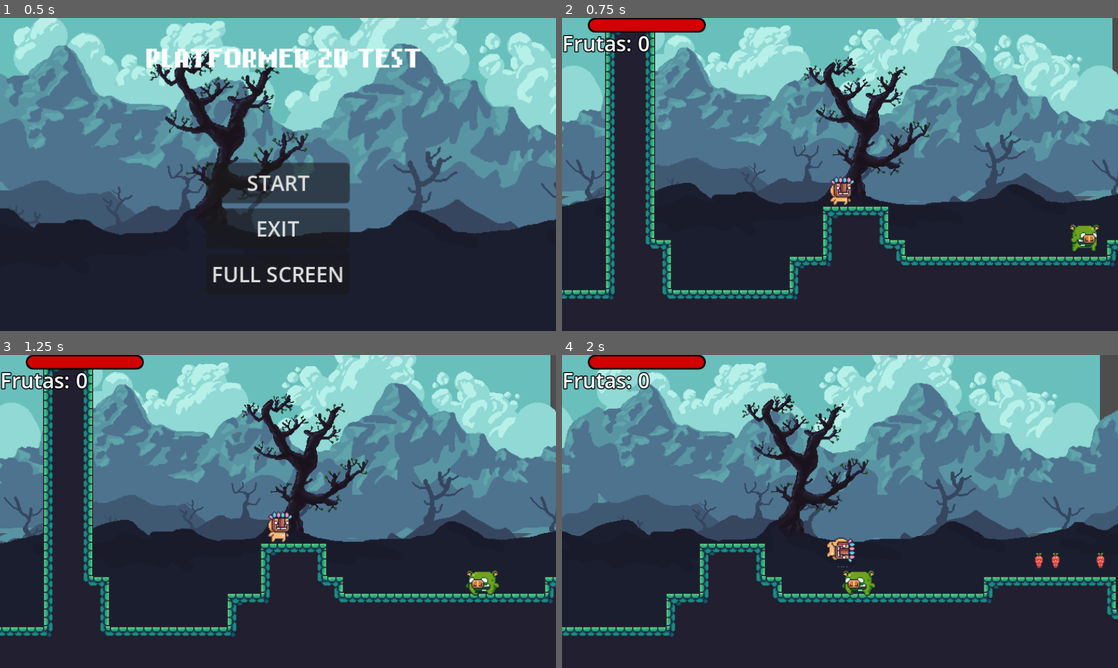
Above: before the commit, frames 1-4 (two rows, left to right).
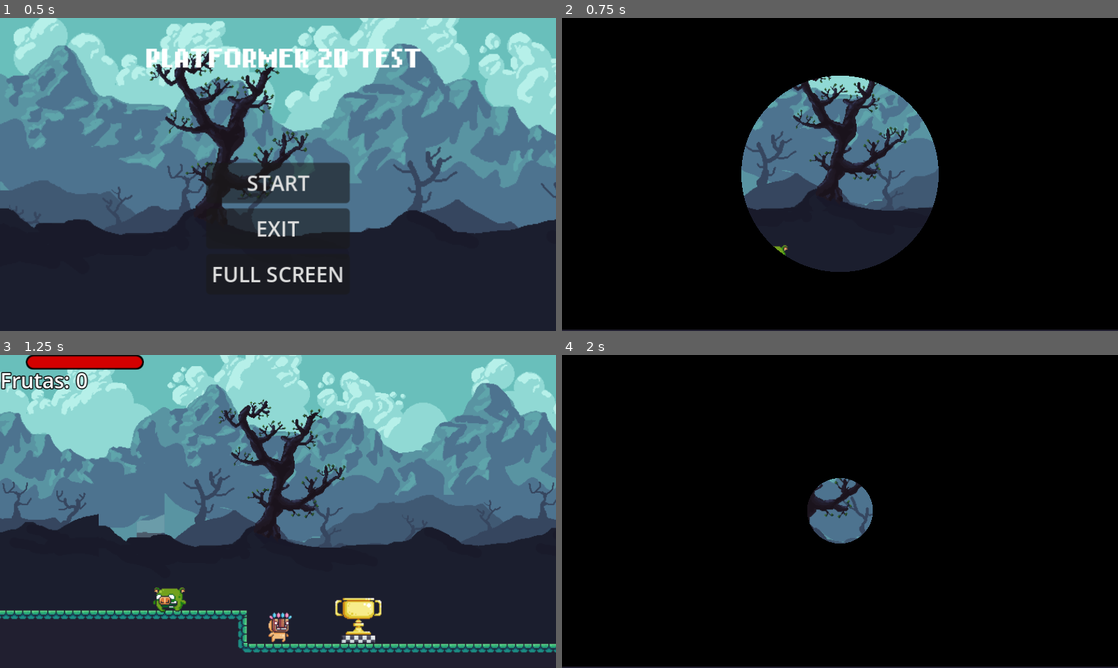
Above: after the commit, the same moments.

Repository: rnfanego/platformer2d
Game: Godot game, scene res://World/main_menu.tscn
Two runs of this game, one before a commit and one after it. Both use one fixed random seed, a clock stepped at 60 frames per second and the inputs below.
Inputs:
- Up to frame 1 (0.5 s): no input
- Up to frame 2 (0.75 s): click "START" at 0.5 s
- Up to frame 3 (1.25 s): no input
- Up to frame 4 (2 s): tap Enter (ui_accept) at 1.25, 1.52 s; hold Right (ui_right) from 1.28 s (still down); tap Z (dash) at 1.35 s

Frame 1 is identical in both runs. In frame 2, 91% of the frame differs, in the area x 0-100%, y 0-100%; in frame 3, 46%; in frame 4, 98%.

Commit message:
adds transition shader

Diff:
--- a/World/world.tscn
+++ b/World/world.tscn
@@ -140,7 +140,7 @@
 [node name="World" type="Node"]
 
 [node name="Player" parent="." instance=ExtResource("1_1hc8t")]
-position = Vector2(33, 65)
+position = Vector2(3101, 158)
 
 [node name="TileMap" type="TileMap" parent="."]
 tile_set = SubResource("TileSet_vv6m5")
--- a/fin_de_nivel.gd
+++ b/fin_de_nivel.gd
@@ -4,4 +4,4 @@
 
 func _on_body_entered(body):
 	if body is Player:
-		get_tree().change_scene_to_file(siguienteNivel)
+		body.transitionToScene(siguienteNivel)
--- a/player/Dash.gd
+++ b/player/Dash.gd
@@ -3,17 +3,14 @@
 @onready var sprite_2d = $"../../Sprite2D"
 @onready var dash_timer = $DashTimer
 var dashSpeed = 300
-#var direccionDash = 1
 
 func state_enter_state(msg := {}):
 	dash_timer.start()
 	player.canDash = false
 	player.velocity.y = Input.get_axis("ui_up","ui_down") * dashSpeed
 	player.velocity.x = Input.get_axis("ui_left","ui_right") * dashSpeed
-	#direccionDash = -1 if sprite_2d.flip_h else 1
 
 func state_physics_process(delta):
-	#player.velocity.x = direccionDash * dashSpeed
 	player.move_and_slide()
 
 func _on_dash_timer_timeout():
--- /dev/null
+++ b/player/TransitionShader.gdshader
@@ -0,0 +1,13 @@
+shader_type canvas_item;
+
+uniform float circle_size : hint_range(0,1.05) = 1.05f;
+
+uniform float screen_width;
+uniform float screen_height;
+
+void fragment(){
+	float ratio = screen_width / screen_height;
+	float dist = distance(vec2(0.5,0.5), vec2(mix(0.5, UV.x, ratio), UV.y));
+
+	COLOR.a = step(circle_size, dist);
+}
--- a/player/player.gd
+++ b/player/player.gd
@@ -17,6 +17,7 @@
 @onready var raycastDmg = $RaycastDmg
 @onready var hpBar = $PlayerGUI/HPProgressBar
 @onready var audioHurt = $AudioHurt
+@onready var gui_animation_player = $PlayerGUI/GUIAnimationPlayer
 
 var vida := 10 :
 	set(val):
@@ -25,6 +26,7 @@
 
 func _ready():
 	Global.player = self
+	gui_animation_player.play("TransitionAnim")
 #
 func _process(delta):
 	for ray in raycastDmg.get_children():
@@ -45,4 +47,14 @@
 	anim.play("hurt")
 	velocity.y = -jump*0.7
 	if vida <= 0:
-		get_tree().reload_current_scene()
+		die()
+
+func die():
+	transitionToScene(get_tree().current_scene.scene_file_path)
+
+func transitionToScene(scene):
+	gui_animation_player.play_backwards("TransitionAnim")
+	get_tree().paused = true
+	await (gui_animation_player.animation_finished)
+	get_tree().paused = false
+	get_tree().change_scene_to_file(scene)
--- a/player/player.tscn
+++ b/player/player.tscn
@@ -14,6 +14,7 @@
 [ext_resource type="Script" path="res://player/WallJump.gd" id="7_5d4l7"]
 [ext_resource type="AudioStream" uid="uid://bk01bmd5p2v58" path="res://Assets_PixelAdventure/Sounds/Hit.ogg" id="7_fqp8t"]
 [ext_resource type="Script" path="res://player/Dash.gd" id="8_jfyqq"]
+[ext_resource type="Shader" path="res://player/TransitionShader.gdshader" id="13_qcmv1"]
 
 [sub_resource type="RectangleShape2D" id="RectangleShape2D_jww0j"]
 size = Vector2(20, 22)
@@ -150,6 +151,49 @@
 corner_radius_bottom_right = 5
 corner_radius_bottom_left = 5
 
+[sub_resource type="ShaderMaterial" id="ShaderMaterial_tojax"]
+shader = ExtResource("13_qcmv1")
+shader_parameter/circle_size = 1.05
+shader_parameter/screen_width = 426.0
+shader_parameter/screen_height = 240.0
+
+[sub_resource type="Animation" id="Animation_rbg4y"]
+resource_name = "TransitionAnim"
+length = 0.5
+tracks/0/type = "value"
+tracks/0/imported = false
+tracks/0/enabled = true
+tracks/0/path = NodePath("TransitionColorRect:material:shader_parameter/circle_size")
+tracks/0/interp = 1
+tracks/0/loop_wrap = true
+tracks/0/keys = {
+"times": PackedFloat32Array(0, 0.5),
+"transitions": PackedFloat32Array(1, 1),
+"update": 0,
+"values": [0.0, 1.05]
+}
+
+[sub_resource type="Animation" id="Animation_hgp5i"]
+length = 0.001
+tracks/0/type = "value"
+tracks/0/imported = false
+tracks/0/enabled = true
+tracks/0/path = NodePath("TransitionColorRect:material:shader_parameter/circle_size")
+tracks/0/interp = 1
+tracks/0/loop_wrap = true
+tracks/0/keys = {
+"times": PackedFloat32Array(0),
+"transitions": PackedFloat32Array(1),
+"update": 0,
+"values": [1.05]
+}
+
+[sub_resource type="AnimationLibrary" id="AnimationLibrary_io2w0"]
+_data = {
+"RESET": SubResource("Animation_hgp5i"),
+"TransitionAnim": SubResource("Animation_rbg4y")
+}
+
 [node name="Player" type="CharacterBody2D" groups=["Player"]]
 collision_mask = 6
 script = ExtResource("1_f132h")
@@ -239,6 +283,19 @@
 value = 10.0
 show_percentage = false
 
+[node name="TransitionColorRect" type="ColorRect" parent="PlayerGUI"]
+material = SubResource("ShaderMaterial_tojax")
+offset_right = 426.0
+offset_bottom = 239.0
+mouse_filter = 2
+color = Color(0, 0, 0, 1)
+
+[node name="GUIAnimationPlayer" type="AnimationPlayer" parent="PlayerGUI"]
+process_mode = 3
+libraries = {
+"": SubResource("AnimationLibrary_io2w0")
+}
+
 [node name="RaycastDmg" type="Node2D" parent="."]
 
 [node name="RayCast2D" type="RayCast2D" parent="RaycastDmg"]
@@ -262,4 +319,3 @@
 stream = ExtResource("7_fqp8t")
 
 [connection signal="timeout" from="StateMachine/Dash/DashTimer" to="StateMachine/Dash" method="_on_dash_timer_timeout"]
-[connection signal="animation_finished" from="AnimationPlayer" to="." method="_on_animation_player_animation_finished"]
Not shown: 1 places in player/player.tscn that only renumber resources
